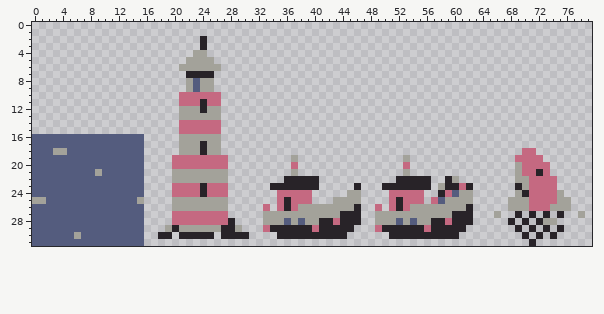
A sprite sheet gets an edit: assets/sprites/sprites.png. The picture above was drawn from the file before the commit.
The file is 80x32 pixels.
Once edited:
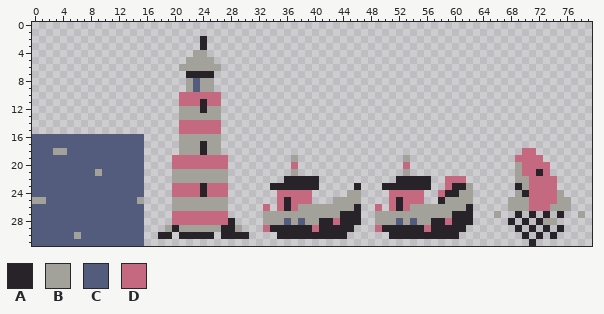
Palette (. is transparent): A #282328  B #a3a29a  C #545c7e  D #c56981
Diff:
@@ x 55..64 @@
 21 ..........
-22 AA..AB....
-23 AA.BAADA..
-24 D..ADCBB..
-25 D.DCBBBB..
+22 AA..DDD...
+23 AA..DAAB..
+24 D..DAABB..
+25 D..ABBBB..
 26 BBBBBBBA..
